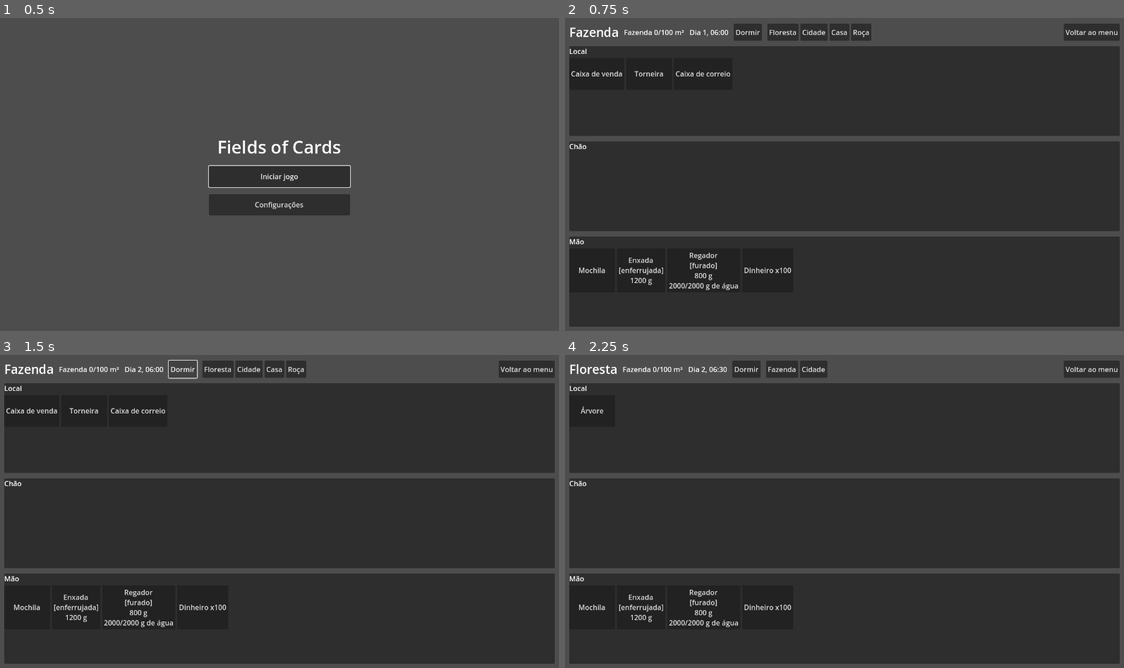
Above: before the commit, frames 1-4 (two rows, left to right).
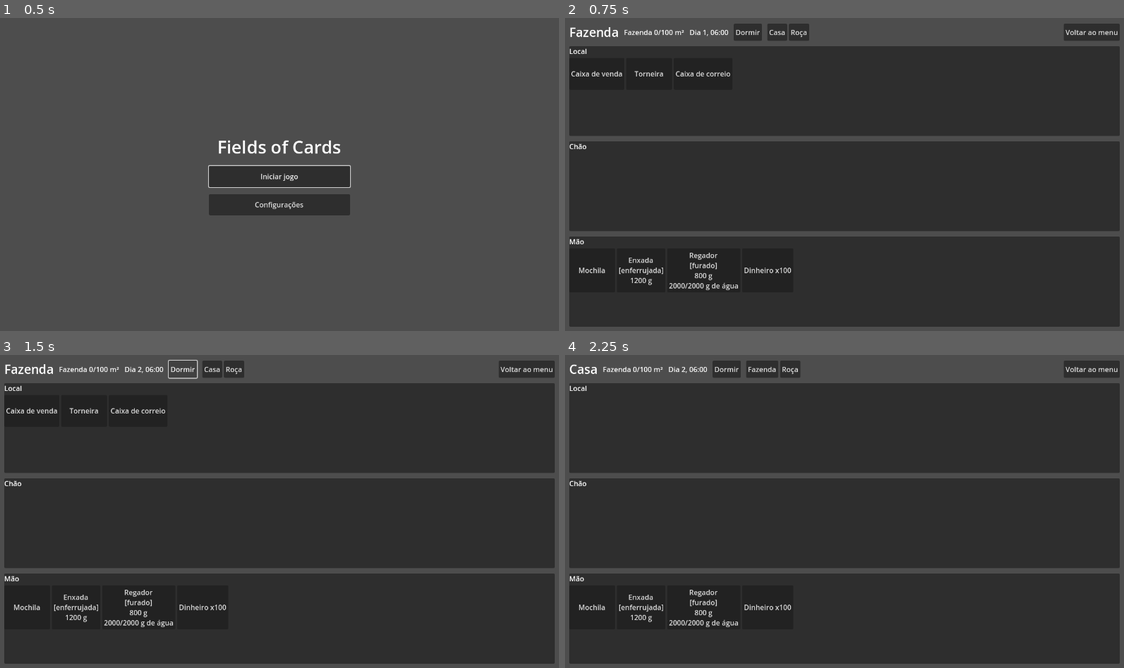
Above: after the commit, the same moments.

Repository: witoreel/fields-of-cards
Game: Godot game, scene res://ui/main_menu.tscn
The game is run twice, just before and just after one commit, with the same random seed, the same clock (stepped at 60 frames per second) and the same inputs.
Inputs (mouse positions are in pixels of both pictures, inside the frame that each line leads up to):
- Up to frame 1 (0.5 s): no input
- Up to frame 2 (0.75 s): click "Iniciar jogo" at 0.5 s
- Up to frame 3 (1.5 s): click "Dormir" at 1.25 s
- Up to frame 4 (2.25 s): click (783, 370) at 2 s, where only the run before the commit has a clickable "Floresta"

Frame 1 is identical in both runs. In frame 2, 0.6% of the frame differs, in the area x 36-55%, y 1-8%; in frame 3, 0.6%; in frame 4, 1.0%, in the area x 0-47%, y 1-19%.

Commit message:
Adiciona progressão: locais e itens liberados aos poucos por cartas e eventos (feature 18, U1, U2)
Co-Authored-By: Claude Sonnet 5.5 <noreply@anthropic.com>
Claude-Session: https://claude.ai/code/session_017EQTPAUq71Fd4L2FpnABtt

Diff:
--- a/data/mail.json
+++ b/data/mail.json
@@ -1,9 +1,50 @@
 [
-	{"day": 2, "title": "Dica: regar",
-	 "text": "Plantas só crescem se forem regadas no dia. Sem rega, o crescimento fica parado."},
-	{"day": 3, "title": "Dica: dormir",
-	 "text": "Passar das 22:00 acordado deixa você cansado no dia seguinte."},
-	{"day": 4, "title": "Promoção de enxadas",
-	 "text": "Enxadas com 20% de desconto por 3 dias na ferragem.",
-	 "promo": {"item": "enxada", "percent": 20, "days": 3}}
+	{
+		"day": 2,
+		"title": "Dica: regar",
+		"text": "Plantas só crescem se forem regadas no dia. Sem rega, o crescimento fica parado."
+	},
+	{
+		"day": 3,
+		"title": "Dica: dormir",
+		"text": "Passar das 22:00 acordado deixa você cansado no dia seguinte."
+	},
+	{
+		"day": 4,
+		"title": "Promoção de enxadas",
+		"text": "Enxadas com 20% de desconto por 3 dias na ferragem.",
+		"promo": {
+			"item": "enxada",
+			"percent": 20,
+			"days": 3
+		}
+	},
+	{
+		"day": 2,
+		"title": "Conheça a floresta",
+		"text": "A trilha da floresta está aberta. Lá há árvores para cortar.",
+		"unlock": [
+			"floresta"
+		]
+	},
+	{
+		"day": 3,
+		"title": "A cidade",
+		"text": "A estrada para a cidade está liberada: ferragem, feira e contas a pagar.",
+		"unlock": [
+			"cidade",
+			"ferragem",
+			"feira"
+		]
+	},
+	{
+		"day": 5,
+		"title": "Ferramentas novas",
+		"text": "A ferragem passou a vender machado, serrote e martelo.",
+		"unlock": [
+			"machado",
+			"serrote",
+			"martelo"
+		]
+	}
 ]
--- /dev/null
+++ b/data/progression.json
@@ -0,0 +1,3 @@
+{
+	"gated": ["floresta", "cidade", "ferragem", "feira", "machado", "serrote", "martelo"]
+}
--- a/src/core/economy.gd
+++ b/src/core/economy.gd
@@ -94,7 +94,7 @@
 	var d := state.catalog.get_def(card_id)
 	if d == null or not d.extra.has("price"):
 		return false
-	if StringName(d.extra.get("shop", "")) != state.current_location:
+	if StringName(d.extra.get("shop", "")) != state.current_location or not state.is_unlocked(card_id):
 		return false
 	if not spend(state, price_of(state, card_id)):
 		return false
@@ -107,7 +107,7 @@
 	var out := []
 	for id in state.catalog.defs:
 		var d: CardDef = state.catalog.defs[id]
-		if d.extra.has("price") and StringName(d.extra.get("shop", "")) == state.current_location:
+		if d.extra.has("price") and StringName(d.extra.get("shop", "")) == state.current_location and state.is_unlocked(id):
 			out.append({"id": id, "price": price_of(state, id)})
 	out.sort_custom(func(a: Dictionary, b: Dictionary) -> bool: return String(a["id"]) < String(b["id"]))
 	return out
--- a/src/core/game_state.gd
+++ b/src/core/game_state.gd
@@ -122,6 +122,13 @@
 func _init() -> void:
 	day_ended.connect(_on_day_ended)
 	woke_up.connect(_on_woke_up)
+	event_due.connect(_on_event_due)
+
+
+## Eventos agendados que o próprio estado entende: liberar algo (U1).
+func _on_event_due(kind: String, data: Dictionary) -> void:
+	if kind == "unlock":
+		unlock(StringName(data["id"]))
 
 
 ## Quando o jogador acorda chega a correspondência (T6).
@@ -139,6 +146,7 @@
 
 
 const INITIAL_STATE_PATH := "res://data/initial_state.json"
+const PROGRESSION_PATH := "res://data/progression.json"
 
 
 ## Jogo novo. Com `initial` (padrão), aplica o estado inicial de
@@ -172,6 +180,9 @@
 	for loc in data.get("locations", {}):
 		_fill(cards[loc], data["locations"][loc])
 	mail_queue = Mail.load_schedule()
+	var prog = JSON.parse_string(FileAccess.get_file_as_string(PROGRESSION_PATH))
+	if prog is Dictionary:
+		gated = prog.get("gated", []).duplicate()
 
 
 func _fill(list: Array, entries: Array) -> void:
@@ -245,7 +256,7 @@
 	var out: Array[StringName] = []
 	var parent := parent_of(current_location)
 	for id in location_ids():
-		if id == current_location:
+		if id == current_location or not is_unlocked(id):
 			continue
 		var p := parent_of(id)
 		if p == &"" or p == current_location or id == parent or (parent != &"" and p == parent):
@@ -366,7 +377,7 @@
 func travel_to(id: StringName) -> bool:
 	if is_game_over:
 		return false
-	if not has_location(id):
+	if not has_location(id) or not is_unlocked(id):
 		return false
 	_close_storage_internal()
 	# A viagem gasta minutos (T1). Se a meia-noite cair no caminho, o dia
@@ -932,7 +943,12 @@
 	return true
 
 
-## Libera um local ou item (U1). A progressão usa isto (feature 18).
+## Está liberado (U1)? Só o que está em `gated` pode estar bloqueado.
+func is_unlocked(id: StringName) -> bool:
+	return not gated.has(String(id)) or unlocked.has(String(id))
+
+
+## Libera um local ou item (U1), por carta ou por evento agendado.
 func unlock(id: StringName) -> void:
 	if not unlocked.has(String(id)):
 		unlocked.append(String(id))
--- a/tests/check_game_state.gd
+++ b/tests/check_game_state.gd
@@ -70,10 +70,10 @@
 
 	# Sessão: iniciar e continuar
 	GameSession.start_new()
-	GameSession.state.travel_to(&"floresta")
+	GameSession.state.travel_to(&"casa")
 	_check(SaveGame.exists(), "sessão salvou no caminho padrão")
 	GameSession.state = null
-	_check(GameSession.continue_saved() and GameSession.state.current_location == &"floresta", "continuar pela sessão")
+	_check(GameSession.continue_saved() and GameSession.state.current_location == &"casa", "continuar pela sessão")
 	DirAccess.remove_absolute(ProjectSettings.globalize_path(SaveGame.DEFAULT_PATH))
 
 	# Cenas montam com e sem save
--- a/tests/check_ground.gd
+++ b/tests/check_ground.gd
@@ -6,6 +6,7 @@
 func _initialize() -> void:
 	label = "Verificações do chão"
 	var s := GameState.new_game(1)
+	s.gated.clear() # este teste não trata da progressão
 	s.farm_area_limit = 1000
 	s.travel_to(&"roca")
 
--- a/tests/check_mail.gd
+++ b/tests/check_mail.gd
@@ -6,21 +6,22 @@
 func _initialize() -> void:
 	label = "Verificações do correio"
 	var s := GameState.new_game(1)
+	s.gated.clear() # este teste não trata da progressão
 	var box: Dictionary = s.cards_at(&"fazenda").filter(func(c: Dictionary) -> bool: return c["id"] == "caixa_correio")[0]
 
 	# US-17.1 / M1: a caixa é um storage de cartas de correspondência
 	_check(s.has_prop(box, &"storage") and s.has_prop(box, &"mailbox"), "caixa de correio é um storage")
 	_check(Mail.mailbox_uid(s) == box["uid"] and Mail.unread(s) == 1, "uma carta nova (boas-vindas)")
-	_check(s.mail_queue.size() == 3, "3 cartas agendadas em dados")
+	_check(s.mail_queue.size() == 6, "6 cartas agendadas em dados")
 
 	# T6: as cartas chegam quando o jogador acorda, não antes
 	s.sleep() # vira para o dia 2
-	_check(s.day_number() == 2 and Mail.unread(s) == 2, "no dia 2 chegou a dica de regar (%d novas)" % Mail.unread(s))
+	_check(s.day_number() == 2 and Mail.unread(s) == 3, "no dia 2 chegaram a dica de regar e a da floresta (%d novas)" % Mail.unread(s))
 	s.advance_time(60)
-	_check(Mail.unread(s) == 2, "nada chega no meio do dia")
+	_check(Mail.unread(s) == 3, "nada chega no meio do dia")
 	s.sleep()
 	s.sleep()
-	_check(s.day_number() == 4 and s.mail_queue.is_empty() and Mail.unread(s) == 4, "dias 3 e 4 entregues (%d novas)" % Mail.unread(s))
+	_check(s.day_number() == 4 and s.mail_queue.size() == 1 and Mail.unread(s) == 6, "dias 3 e 4 entregues (o dia 5 espera) (%d novas)" % Mail.unread(s))
 
 	# US-17.2 / M2: ler ao clicar, sem gastar tempo
 	s.select_card(box["uid"])
@@ -30,7 +31,7 @@
 	_check(s.select_card(tip["uid"]) and s.minutes == t, "ler custa 0 minutos")
 	_check(tip["state"]["read"] and s.last_read["title"] == "Dica: regar", "lida e mostrada")
 	_check("rega" in s.last_read["text"] or "regadas" in s.last_read["text"], "texto da dica (M3)")
-	_check(not s.select_card(tip["uid"]) and Mail.unread(s) == 3, "reler não conta como nova")
+	_check(not s.select_card(tip["uid"]) and Mail.unread(s) == 5, "reler não conta como nova")
 
 	# US-17.4 / M4: item anexo
 	var welcome: Dictionary = letters.filter(func(c: Dictionary) -> bool: return c["state"]["title"] == "Bem-vindo à fazenda")[0]
--- /dev/null
+++ b/tests/check_progression.gd
@@ -0,0 +1,62 @@
+extends CheckBase
+## Feature 18: progressão e desbloqueio (U1, U2).
+## godot --headless --path . -s tests/check_progression.gd
+
+
+func _initialize() -> void:
+	label = "Verificações de progressão"
+	var s := GameState.new_game(1)
+
+	# U2: começa só com a fazenda; o resto vem aos poucos
+	_check(s.is_unlocked(&"fazenda") and s.is_unlocked(&"roca") and s.is_unlocked(&"casa"), "fazenda, roça e casa abertas")
+	_check(not s.is_unlocked(&"floresta") and not s.is_unlocked(&"cidade"), "floresta e cidade fechadas")
+	_check(not s.travel_to(&"floresta") and s.current_location == &"fazenda", "não dá para andar até lá")
+	_check(not s.destinations().has(&"floresta") and s.destinations().has(&"roca"), "o destino fechado não aparece")
+	var t := s.minutes
+	s.travel_to(&"cidade")
+	_check(s.minutes == t, "viagem recusada não gasta tempo")
+
+	# U1: uma carta do correio libera
+	s.sleep()
+	var box: Dictionary = s.cards_at(&"fazenda").filter(func(c: Dictionary) -> bool: return c["id"] == "caixa_correio")[0]
+	s.select_card(box["uid"])
+	var letter: Dictionary = s.area_cards(GameState.STORAGE).filter(func(c: Dictionary) -> bool: return c["state"]["title"] == "Conheça a floresta")[0]
+	_check(not s.is_unlocked(&"floresta"), "carta não lida não libera")
+	s.select_card(letter["uid"])
+	_check(s.is_unlocked(&"floresta") and s.destinations().has(&"floresta"), "ler a carta libera a floresta")
+	_check(s.travel_to(&"floresta"), "agora dá para ir")
+	_check(not s.is_unlocked(&"cidade"), "a cidade continua fechada (uma mecânica de cada vez)")
+	s.travel_to(&"fazenda")
+
+	# Itens à venda também são liberados aos poucos
+	s.sleep()
+	s.select_card(box["uid"])
+	for c in s.area_cards(GameState.STORAGE).duplicate():
+		if c["state"]["title"] == "A cidade":
+			s.select_card(c["uid"])
+	s.select_card(box["uid"])
+	_check(s.travel_to(&"cidade") and s.travel_to(&"ferragem"), "dia 3: cidade e ferragem liberadas")
+	s.spawn(&"dinheiro", GameState.HAND, 1000)
+	var names: Array = Economy.shop_items(s).map(func(i: Dictionary) -> String: return i["id"])
+	_check(names.has("enxada") and names.has("oleo") and not names.has("machado") and not names.has("martelo"), "ferragem sem machado nem martelo ainda")
+	_check(not s.buy(&"machado"), "item fechado não se compra")
+
+	# Evento agendado também libera (U1)
+	s.schedule(s.minutes + 60, "unlock", {"id": "machado"})
+	_check(not s.is_unlocked(&"machado"), "ainda não")
+	s.advance_time(61)
+	_check(s.is_unlocked(&"machado") and s.buy(&"machado"), "o evento liberou o machado")
+
+	# Progressão sobrevive ao save e jogo em branco não bloqueia nada
+	var r := GameState.from_dict(JSON.parse_string(JSON.stringify(s.to_dict())))
+	_check(r.is_unlocked(&"machado") and not r.is_unlocked(&"martelo") and r.is_unlocked(&"cidade"), "liberações sobrevivem ao save")
+	var blank := GameState.new_game(2, false)
+	_check(blank.is_unlocked(&"cidade") and blank.travel_to(&"cidade"), "jogo em branco não tem bloqueios")
+
+	# O mapa de liberações está nos dados, na ordem gradual (US-18.2)
+	var order := {}
+	for e in Mail.load_schedule():
+		for id in e.get("unlock", []):
+			order[id] = e["day"]
+	_check(order["floresta"] < order["cidade"] and order["cidade"] < order["martelo"], "floresta, depois cidade, depois ferramentas")
+	_finish()
Not shown, added: tests/check_progression.gd.uid
